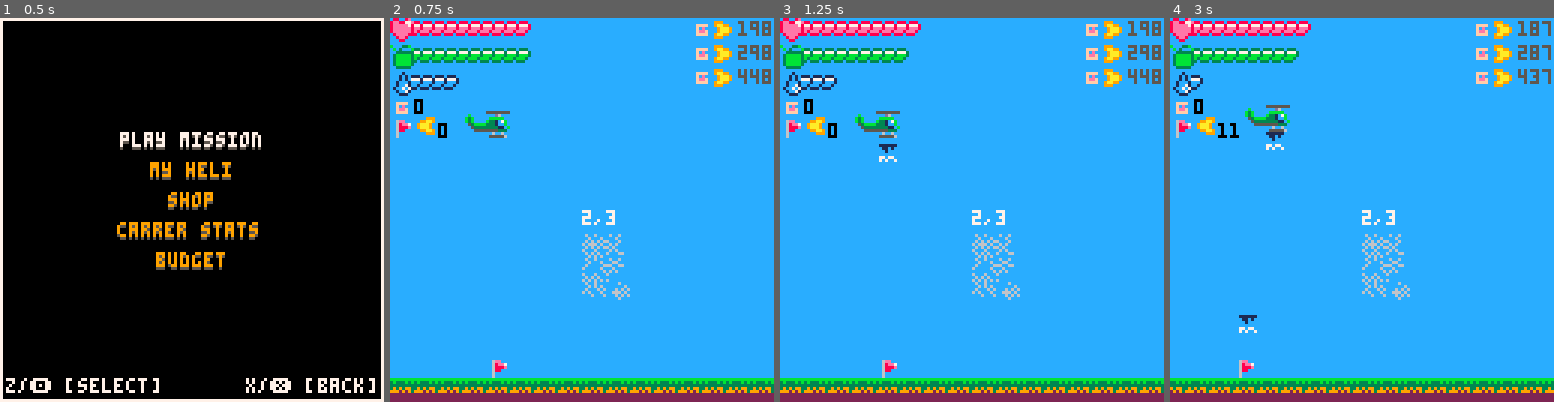
Above: before the commit, frames 1-4 (left to right).
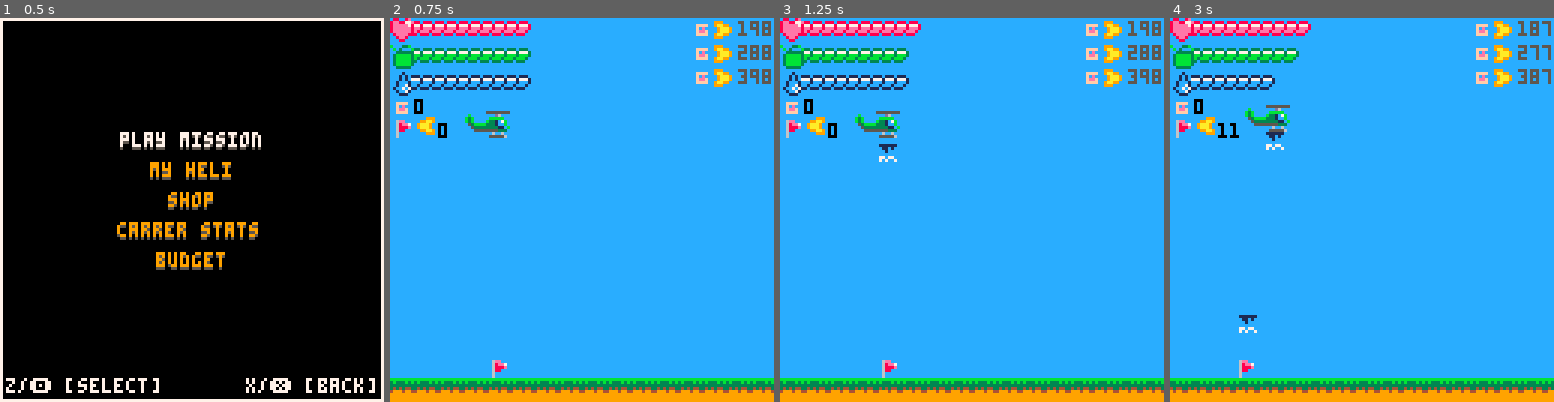
Above: after the commit, the same moments.

Repository: NinetiesPaul/PicoRescue
Game: PICO-8 cartridge picorescue.p8
Same seed, same stepped clock (60 frames per second), same inputs: the game is played once before the commit and once after it.
Inputs:
- Up to frame 1 (0.5 s): tap X (X key) at 0.33 s
- Up to frame 2 (0.75 s): tap O (Z key) at 0.7 s
- Up to frame 3 (1.25 s): tap X (X key) at 1.07 s
- Up to frame 4 (3 s): hold Right 1.6-2.1 s; tap O (Z key) every 0.4 s from 1.7 to 2.9 s; tap X (X key) at 1.85, 2.97 s; hold Up 2.15-2.42 s; hold Right from 2.47 s (still down)

Frame 1 is identical in both runs. In frame 2, 4.4% of the frame differs, in the area x 0-100%, y 9-100%; in frame 3, 4.4%; in frame 4, 4.5%, in the area x 0-100%, y 7-100%.

Commit message:
various code improvements; smoke improvement; fire improvement

Diff:
--- a/picorescue.p8
+++ b/picorescue.p8
@@ -24,8 +24,12 @@
 		["vhc_front"] = 04,
 		["civ_range"] = false,
 		["civ_pkup"] = false,
-		["water_cpct"] = 4,
+		["water_cpct"] = 10,
 		["rotor_health"] = 10,
+		["max_rotor_health"] = 10,
+		["rotor_fuel"] = 10,
+		["max_rotor_fuel"] = 10,
+		["fuel_consumption"] = 0.03,
 		["top_speed_x"] = 4,
 		["top_speed_y"] = 2,
 		["ladder"] = 0,
@@ -36,32 +40,29 @@
 		["droping_off"] = false,
 		["occ_limit"] = 2,
 		["occ"] = 0,
-		["fuel"] = 10,
-		["fuel_consumption"] = 0.03,
 		["rx1"] = 0,
 		["ry1"] = 0,
 		["rx2"] = 0,
 		["ry2"] = 0,
+		["budget"] = 15,
 	}
 
-	screen = {
-		1, -- start
-		2, -- rotor
-		3, -- human
-		4, -- airplane
-		5, -- game over
-		6, -- main screen
-		7, -- stats screen
-		8, -- my heli screen
-		9, -- mission ended
-	}
-
-	curr_screen = screen[1]
-	fire_pcs_created = true
+	--[[
+	1 -- start
+	2 -- rotor mission
+	3 -- human mission
+	4 -- airplane mission
+	5 -- game over
+	6 -- main screen
+	7 -- stats screen
+	8 -- my heli screen
+	9 -- mission ended
+	10 -- shop
+	]]--
+
+	curr_screen = 1
+	fire_pcs_created = false
 	civ_pcs_created = false
-	mission_smoke_create = true
-	smoke_x = 0
-	smoke_y = 0
 
 	btn_pressed = false
 	mvn_y = false
@@ -73,6 +74,7 @@
 
 	water_drops = {}
 	fire_pcs = {}
+	smoke_pcs = {}
 	ground_pcs = {}
 	tree_pcs = {}
 	civ_pcs = {}
@@ -83,11 +85,17 @@
 		["missions_finished"] = 0,
 	}
 
-	difficulty = rnd({"easy","normal","hard"})
-	ranges = {
-		["easy"] = {230,330,480},
-		["normal"] = {250,350,500,700},
-		["hard"] = {290,390,540,740,940}
+	difficulty = "";
+
+	civ_spawn = {
+		["easy"] = {230,320,430},
+		["normal"] = {250,350,470,590},
+		["hard"] = {290,390,540,650,740}
+	}
+	fire_spawn = {
+		["easy"] = {200,230,330,350,410,420,440},
+		["normal"] = {170,200,230,330,370,420,510,520,530,560},
+		["hard"] = {200,230,330,370,410,460,510,530,560,610,630,660,700,730}
 	}
 
 	mission_type = rnd({"sea","fire"})
@@ -100,6 +108,7 @@
 	block_btns = false
 	counter = 0
 	mm_option = 1
+	shop_option = 1
 	prop_sound = false
 	main_music = false
 end
@@ -167,12 +176,14 @@
 		print("my heli",5,28,7)
 
 		print("health",5,48,7)
-		print("fuel",5,58,7)
-		print("max occupancy",5,68,7)
+		print("fuel",5,56,7)
+		print("max occupancy",5,64,7)
+		print("water capacity",5,72,7)
 
 		print(player.rotor_health,100,48,7)
-		print(player.fuel,100,58,7)
-		print(player.occ_limit,100,68,7)
+		print(player.rotor_fuel,100,56,7)
+		print(player.occ_limit,100,64,7)
+		print(player.water_cpct,100,72,7)
 
 		-- print("my upgrades",5,79,7)
 	end
@@ -204,11 +215,6 @@
 			spr(41,0+i*8,112)
 			spr(41,0+i*8,120)
 		end
-	end
-
-	if curr_screen == 6 or curr_screen == 7 or curr_screen == 8 then
-		print("z/🅾️ [select]", 2, 120, 7)
-		print("x/❎ [back]", 82, 120, 7)
 	end
 
 	if curr_screen == 2 then
@@ -227,7 +233,7 @@
 		foreach(ground_pcs,draw_ground)
 		foreach(civ_pcs,draw_civ)
 		foreach(fire_pcs,draw_fire)
-		foreach(fire_pcs,draw_smoke)
+		foreach(smoke_pcs,draw_smoke)
 		foreach(fire_pcs,on_smoke)
 		foreach(water_drops,draw_water)
 
@@ -240,11 +246,10 @@
 		end
 		spr(16,0,0)
 
-		for i = 0, player.fuel-1 do
+		for i = 0, player.rotor_fuel-1 do
 			spr(50,4+i*4,9)
 		end
 		spr(0,0,9)
-		-- print(player.fuel,72,9, 5)
 
 		for i = 0, player.water_cpct-1 do
 			spr(51,4+i*4,18)
@@ -268,10 +273,25 @@
 			print(distance,116,1+i*8,5)
 			i+=1
 		end
-
-		print(smoke_x .. "," .. smoke_y, 64, 64, 7)
-
-		spr(064, 64, 72, smoke_x, smoke_y)
+	end
+
+	if curr_screen == 10 then
+		print("shop",6,29,5)
+		print("shop",5,28,7)
+
+		print("health",15,48,7)
+		print("fuel",15,58,7)
+
+		selector_pos = (shop_option == 1) and 47 or 57
+		spr(018, 5, selector_pos, 1, 1, true)
+
+		print(flr(player.rotor_health) .. "/" .. player.max_rotor_health, 100, 48, 7)
+		print(flr(player.rotor_fuel) .. "/" .. player.max_rotor_fuel, 100, 58, 7)
+	end
+
+	if curr_screen == 6 or curr_screen == 7 or curr_screen == 8 then
+		print("z/🅾️ [select]", 2, 120, 7)
+		print("x/❎ [back]", 82, 120, 7)
 	end
 end
 
@@ -320,9 +340,11 @@
 		if (mm_option < 1) mm_option = 5
 
 		if btnp(4) and not block_btns then
-			if (mm_option == 1) curr_screen = 2 sfx(1) mission_civ_saved = 0 mission_fire_put_out = 0
-			if (mm_option == 4) curr_screen = 7 sfx(1)
-			if (mm_option == 2) curr_screen = 8 sfx(1)
+			sfx(1)
+			if (mm_option == 1) curr_screen = 2 mission_civ_saved = 0 mission_fire_put_out = 0 difficulty = rnd({"easy","normal","hard"})
+			if (mm_option == 4) curr_screen = 7
+			if (mm_option == 2) curr_screen = 8
+			if (mm_option == 3) curr_screen = 10
 		end
 
 		block_btns = false
@@ -346,6 +368,35 @@
 		end
 	end
 
+	if curr_screen == 10 then
+		if (btnp(2)) shop_option -= 1 sfx(2)
+		if (btnp(3)) shop_option += 1 sfx(2)
+
+		if (shop_option > 2) shop_option = 1
+		if (shop_option < 1) shop_option = 2
+
+		if btnp(4) then
+			if shop_option == 1 then
+				player.rotor_health += 1
+				player.budget -= 1
+				if (player.rotor_health > player.max_rotor_health) player.rotor_health = player.max_rotor_health
+			end
+			if shop_option == 2 then
+				player.rotor_fuel = flr(player.rotor_fuel)
+				player.rotor_fuel += 1
+				player.budget -= 1
+				if (player.rotor_fuel > player.max_rotor_fuel) player.rotor_fuel = player.max_rotor_fuel
+			end
+		end
+
+		if btnp(5) then
+			sfx(0)
+			block_btns = true
+			curr_screen = 6
+			mm_option = 3
+		end
+	end
+
 	if curr_screen == 9 then
 		if btnp(5) or btnp(4) then
 			sfx(0)
@@ -357,20 +408,12 @@
 
 	if curr_screen == 2 then
 
-		if mission_smoke_create then
-			size = rnd({"a", "b", "c", "d"})
-
-			smoke_x = (size == 'a') and 1 or 2
-			smoke_y = (size == 'a' or size == 'c') and 2 or (size == 'b') and 1 or 3
-			mission_smoke_create = false
-		end
-
 		if prop_sound == false then
 			prop_sound = true
 			music(00)
 		end
 
-		if (counter % 15 == 0) player.fuel -= player.fuel_consumption
+		if (counter % 15 == 0) player.rotor_fuel -= player.fuel_consumption
 
 		btn_pressed = (btn(1)) or (btn(2)) or (btn(0)) or (btn(3))
 		mvn_y = btn(2) or btn(3)
@@ -392,6 +436,7 @@
 		droping_off()
 
 		foreach(fire_pcs,update_fire)
+		foreach(smoke_pcs,move_smoke)
 		foreach(fire_pcs,move_fire)
 		foreach(ground_pcs,move_ground)
 		foreach(water_drops,move_water)
@@ -401,25 +446,28 @@
 		foreach(civ_pcs,civ_climb_ladder)
 
 		if
-			player.fuel <= 0 or
+			player.rotor_fuel <= 0 or
 			player.rotor_health <= 0
 		then
 			music(-1)
+			reset_lists()
 			curr_screen = 5
 			prop_sound = false
 			block_btns = true
 		end
 
-		if count(civ_pcs) == 0 and count(fire_pcs) == 0 then
+		if count(civ_pcs) == 0 then
 			stats.missions_finished += 1
 			stats.fire_put_out += mission_fire_put_out
 			stats.civs_saved += mission_civ_saved
 			civ_pcs_created = false
+			fire_pcs_created = false
 
 			music(-1)
 			curr_screen = 9
 			prop_sound = false
 			block_btns = true
+			reset_lists()
 		end
 	end
 end
@@ -564,7 +612,7 @@
 -- civilian logic
 
 function create_civ()
-	for k,v in pairs(ranges) do
+	for k,v in pairs(civ_spawn) do
 		if k == difficulty then
 			for value in all(v) do
 				local civ = {}
@@ -740,7 +788,7 @@
 end
 
 function draw_ground(ground)
-	spr(20,ground.x,ground.y)
+	spr(17,ground.x,ground.y)
 end
 
 function move_ground(ground)
@@ -759,72 +807,83 @@
 -- fire and smoke logic
 
 function create_fire()
-	for i = count(fire_pcs), 0 do
-		local fire = {}
-		fire.x = 32
-		fire.y = 112
-		fire.smk_mh = 3
+	for k,v in pairs(fire_spawn) do
+		if k == difficulty then
+			for value in all(v) do
+				local fire = {}
+				fire.x = value
+				fire.y = 112
+				fire.smk_mh = rnd({1,2,3})
+				fire.smk_h = 0
+				fire.smk_cd_time = rnd({45, 60})
+				fire.smk_cd = false
+				fire.counter = 0
+				fire.spr = 056
+				fire.cadence = rnd({15, 30, 45})
+				add(fire_pcs, fire)
+			end
+		end
+	end
+
+	fire_pcs_created = true
+end
+
+function draw_fire(fire)
+	spr(fire.spr,fire.x,fire.y)
+end
+
+function update_fire(fire)
+	fire.counter += 1
+	if (counter % 2 == 0) fire.spr += 1
+	if (fire.spr > 058) fire.spr = 56
+
+	if fire.counter % fire.cadence == 0 and fire.smk_h < fire.smk_mh then
+		fire.smk_h += 1
+		local smoke = {}
+		smoke.x = fire.x
+		smoke.y = fire.y - fire.smk_h * 8
+		smoke.spr = 064
+		add(smoke_pcs, smoke)
+	end
+
+	if fire.smk_h == fire.smk_mh and fire.smk_cd == false then
+		fire.smk_cd = true
+	end
+
+	if fire.smk_cd and fire.counter % fire.smk_cd_time == 0 then
 		fire.smk_h = 0
-		fire.smk_mw = 3
-		fire.smk_w = 0
-		fire.smk_x1 = 0
-		fire.smk_x2 = 0
-		fire.smk_y1 = 0
-		fire.smk_y2 = 0
-		add(fire_pcs, fire)
-	end
-	fire_pcs_created = true
-end
-
-function draw_fire(fire)
-	spr(17,fire.x,fire.y)
-end
-
-function update_fire(fire)
-	if counter%15==0
-	and fire.smk_h < fire.smk_mh then
-		fire.smk_h+=1
-	end
-
-	if fire.smk_h == fire.smk_mh then
-		if counter%15==0
-		and fire.smk_w < fire.smk_mw then
-			fire.smk_w+=1
-		end
-	end
-
-	if fire.smk_w > 0 then
-		fire.smk_x1 = fire.x-fire.smk_w*8
-		fire.smk_y1 = fire.y-fire.smk_h*8-2
-		fire.smk_x2 = fire.x+fire.smk_w*8+8
-		fire.smk_y2 = fire.y-16
-	end
-end
-
-function draw_smoke(fire)
-	for i = 1, fire.smk_h do
-		spr(18,fire.x,fire.y-i*8)
-	end
-	for i = 1, fire.smk_w do
-		spr(18,fire.x-i*8,fire.y-24)
-		spr(18,fire.x+i*8,fire.y-24)
-	end
+		fire.smk_mh = rnd({1,2,3})
+		fire.smk_cd = false
+	end
+end
+
+function draw_smoke(smoke)
+	spr(smoke.spr,smoke.x,smoke.y)
+end
+
+function move_smoke(smoke)
+	smoke.y -= 0.95
+	if (smoke.y < 68) smoke.spr = 065
+	if (smoke.y < 56) smoke.spr = 066
+
+	if (player.mvn_dir == "left") smoke.x += player.speed_x
+	if (player.mvn_dir == "right") smoke.x -= player.speed_x
+	if (smoke.y < 40) del(smoke_pcs, smoke)
 end
 
 function on_smoke(fire)
-	if
-		player.x >= fire.smk_x1 and
-		player.x <= fire.smk_x2 and
-		player.y >= fire.smk_y1 and
-		player.y <= fire.smk_y2
-	then
-		player.rotor_health -= 0.015
-	end
+	-- player.rotor_health -= 0.015
 end
 
 function move_fire(fire)
 	if (player.mvn_dir == "left") fire.x += player.speed_x
 	if (player.mvn_dir == "right") fire.x -= player.speed_x
+end
+
+function reset_lists()
+	fire_pcs = {}
+	smoke_pcs = {}
+	civ_pcs = {}
 end
 -->8
 -- water logic
Not shown, changed: 50 lines of the sprite sheet (__gfx__) section of picorescue.p8
